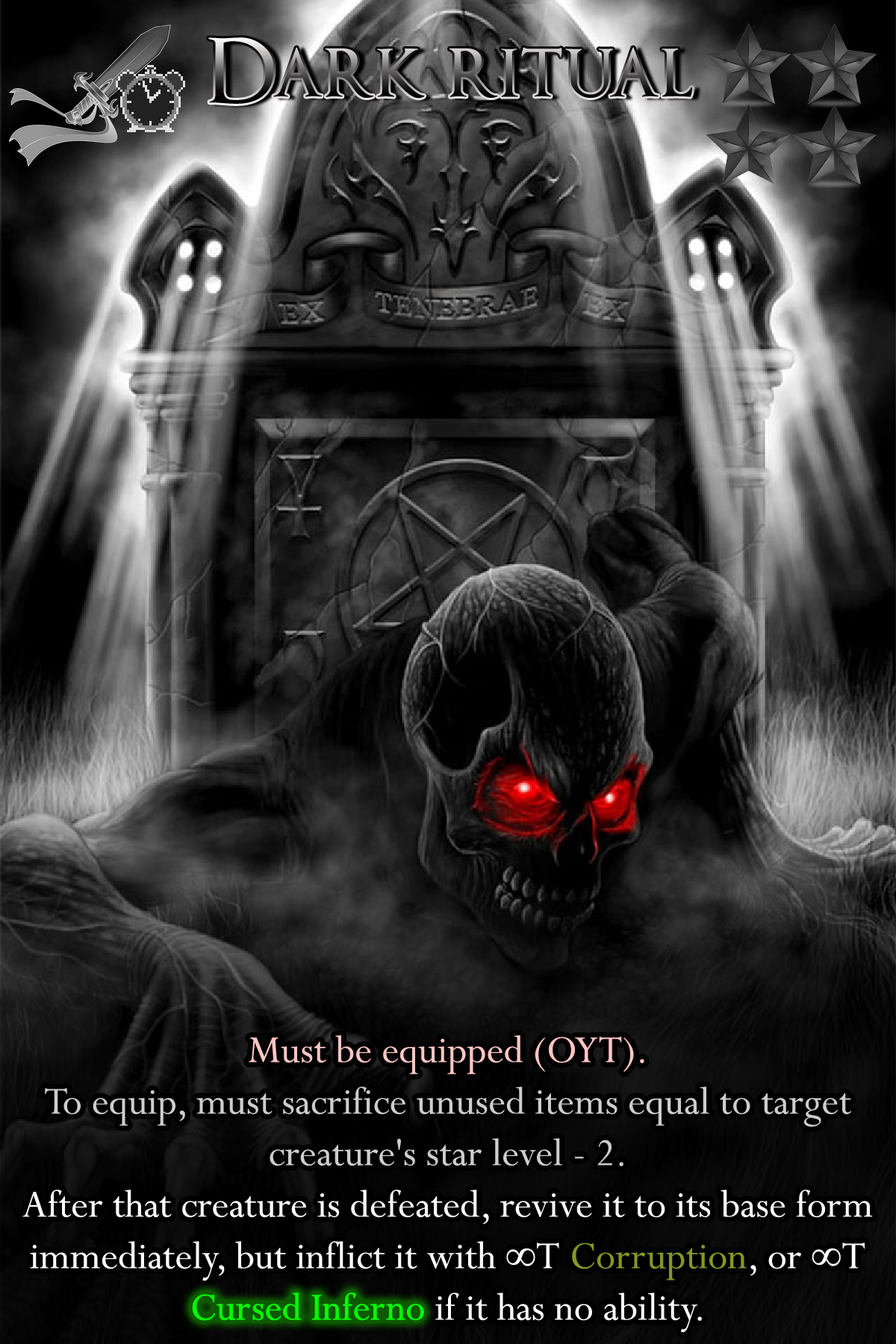
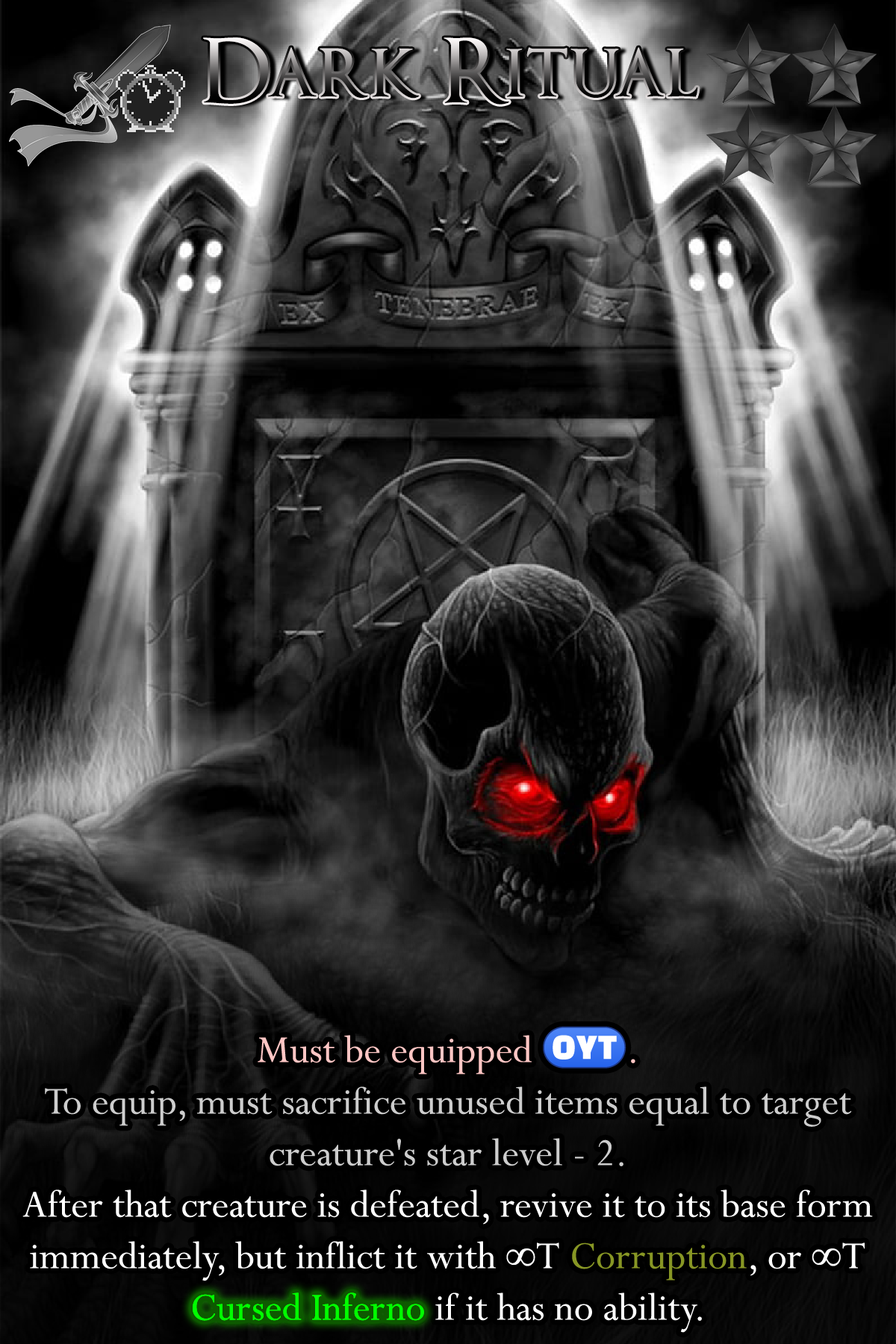
Revision of a layered 896px x 1344px image; what changed, layer by layer:
added layer "Ability FX: Cursed Inferno" above "Cursed Inferno" over [192, 1292, 424, 1321]
hid "Cursed Inferno" over [191, 1292, 424, 1320]
painted on "Name" over [203, 37, 698, 105]
painted on "Ability" over [45, 1025, 863, 1326]
